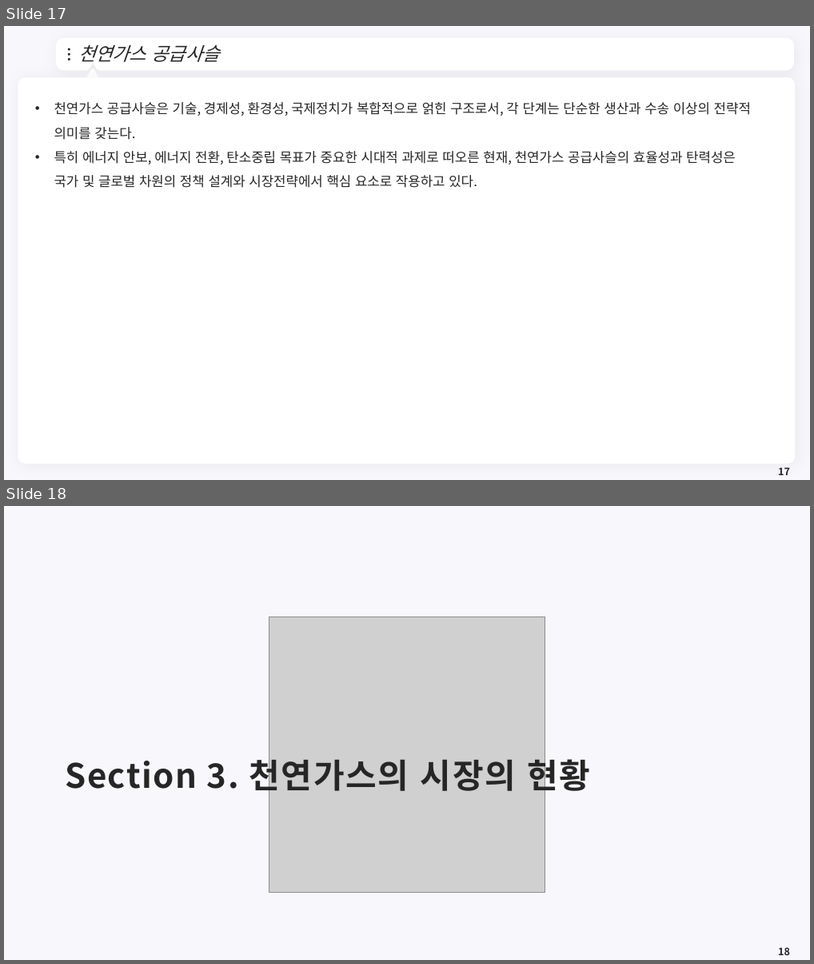
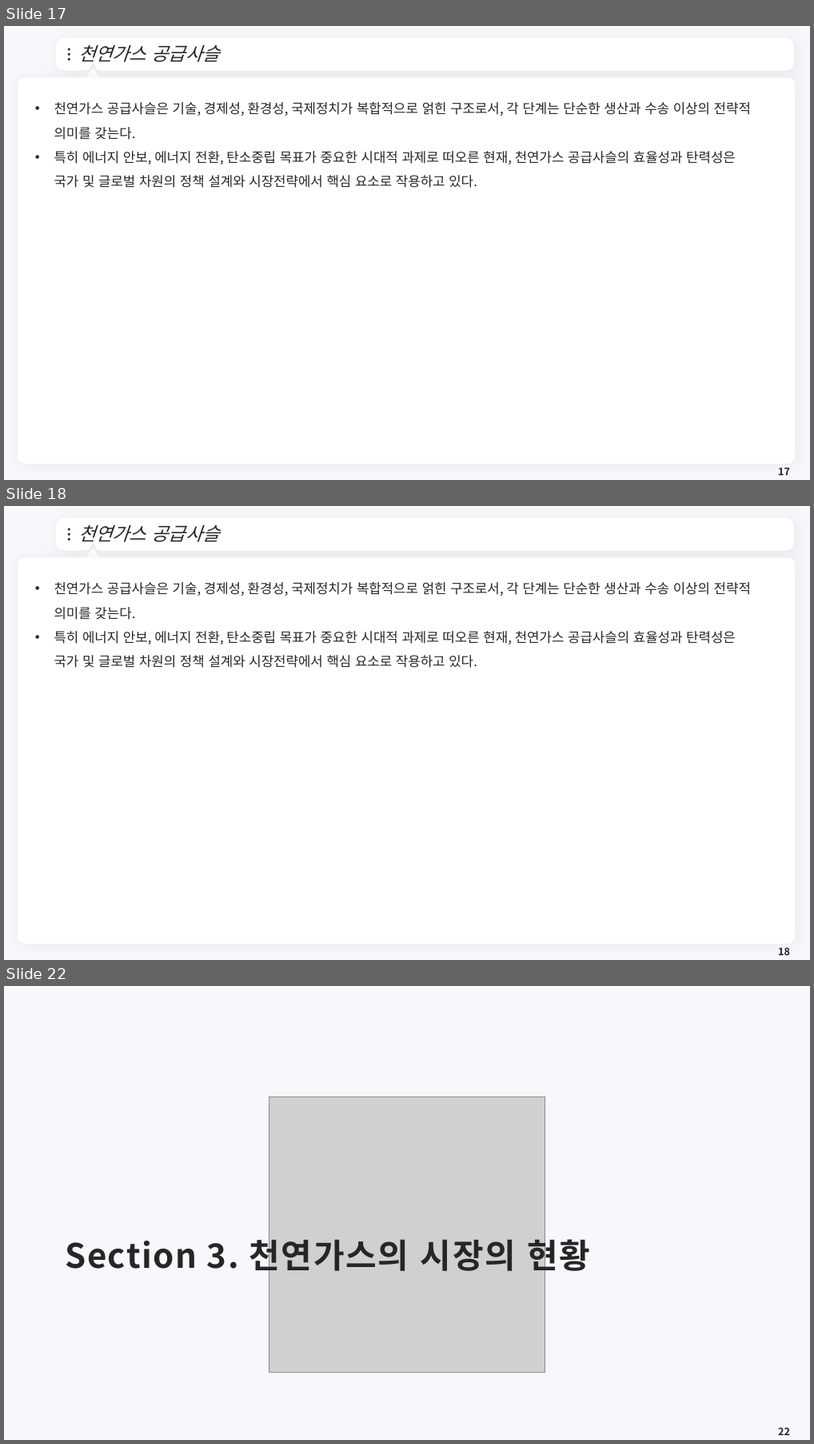
Before and after one commit to meandthey/Teaching, a slide deck: 에너지경제학/자원에너지경제학_Chapter_4 (가스).pptx. Shown one above the other, each under a label of ours: slides 17 and 18 before the commit, slides 17, 18 and 22 after it; the slides between them are not shown. The pictures are 814x964 and 814x1444 pixels, drawn with LibreOffice and Linux fonts; fonts in the diff are those of the drawing; grey boxes stand for pictures; background and template pictures are left out. Boxes give left, top, right and bottom in pixels: in the first picture for what was removed or moved away, otherwise in the second. Text is boxed around its words. In the diff, an @@ line names an element or a change of style, - is before the commit and + after.

```diff
--- a/에너지경제학/자원에너지경제학_Chapter_4 (가스).pptx
+++ b/에너지경제학/자원에너지경제학_Chapter_4 (가스).pptx
@@ slide 18 added at <box>4,506,810,960</box>, background #F8F7FC; not listed: 7 template elements that a slide beside it also shows @@
@@ title added at <box>78,525,220,542</box>, 22 pt, text #262626, italic @@
+천연가스 공급사슬
@@ text added at <box>54,582,751,668</box>, 16 pt, text #262626 @@
+• 천연가스 공급사슬은 기술, 경제성, 환경성, 국제정치가 복합적으로 얽힌 구조로서, 각 단계는 단순한 생산과 수송 이상의 전략적 의미를 갖는다.
+• 특히 에너지 안보, 에너지 전환, 탄소중립 목표가 중요한 시대적 과제로 떠오른 현재, 천연가스 공급사슬의 효율성과 탄력성은 국가 및 글로벌 차원의 정책 설계와 시장전략에서 핵심 요소로 작용하고 있다.
@@ page number added at <box>778,947,790,955</box>, 12 pt, text #262626, bold @@
+18
@@ what was slide 18 is now slide 22 @@
@@ page number at <box>778,1427,790,1435</box>: text changed @@
-18
+22
```
Also in this commit, not shown: 3 other slides added, 5 other files.
